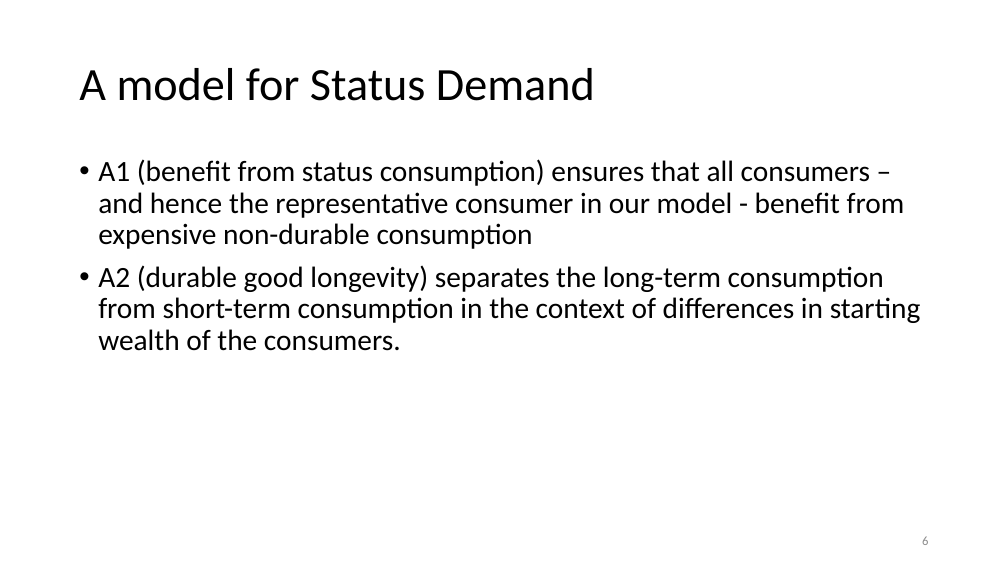
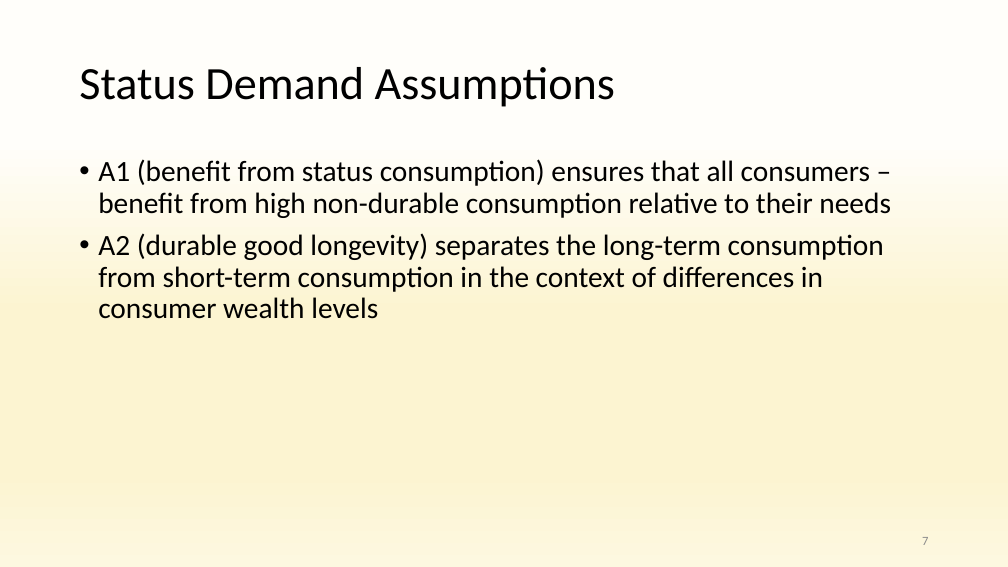
Before and after one commit to anuragr81/research, a slide deck: slide 7 of consumption/presentationOct2021.pptx (slide 6 before the commit). Drawn at 1008x567 pixels with LibreOffice and Linux fonts; fonts in the diff are those of the drawing; background and template pictures are left out. Boxes give left, top, right and bottom in pixels: in the first picture for what was removed or moved away, otherwise in the second. Text is boxed around its words. In the diff, an @@ line names an element or a change of style, - is before the commit and + after.

```diff
--- a/consumption/presentationOct2021.pptx
+++ b/consumption/presentationOct2021.pptx
@@ background #FFFFFF to gradient #FFFEFA to #FCF4D1 to #FDF8E0 @@
@@ title at box(79, 67, 615, 107): text changed @@
-A model for Status Demand
+Status Demand Assumptions
@@ text at box(98, 159, 891, 319): text changed @@
-• A1 (benefit from status consumption) ensures that all consumers – and hence the representative consumer in our model - benefit from expensive non-durable consumption
-• A2 (durable good longevity) separates the long-term consumption from short-term consumption in the context of differences in starting wealth of the consumers.
+• A1 (benefit from status consumption) ensures that all consumers –benefit from high non-durable consumption relative to their needs
+• A2 (durable good longevity) separates the long-term consumption from short-term consumption in the context of differences in consumer wealth levels
@@ page number at box(922, 537, 928, 545): text changed @@
-6
+7
```
Also in this commit, not shown: 19 other slides changed, 4 slides added, 5 other files.
